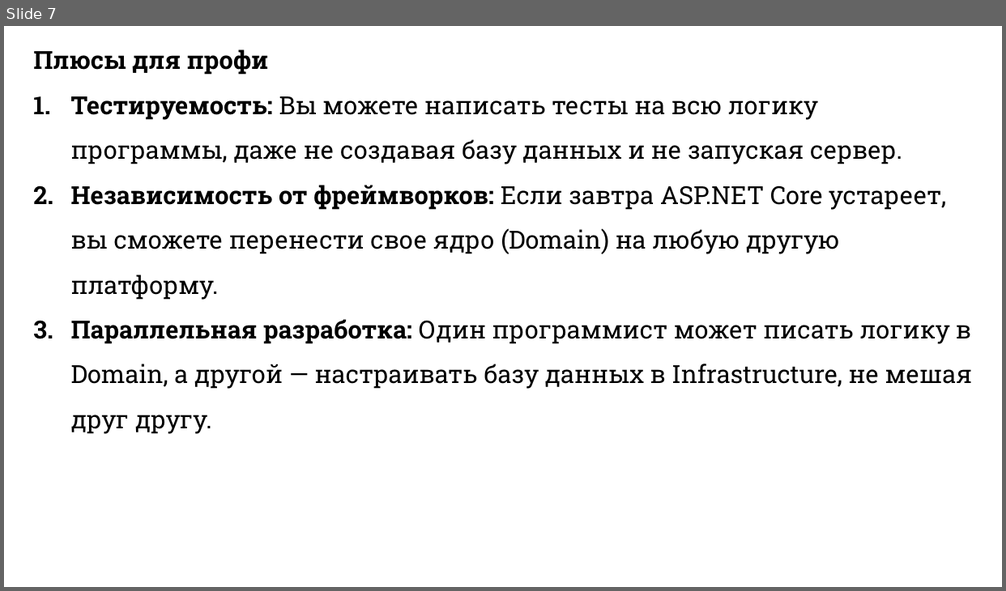
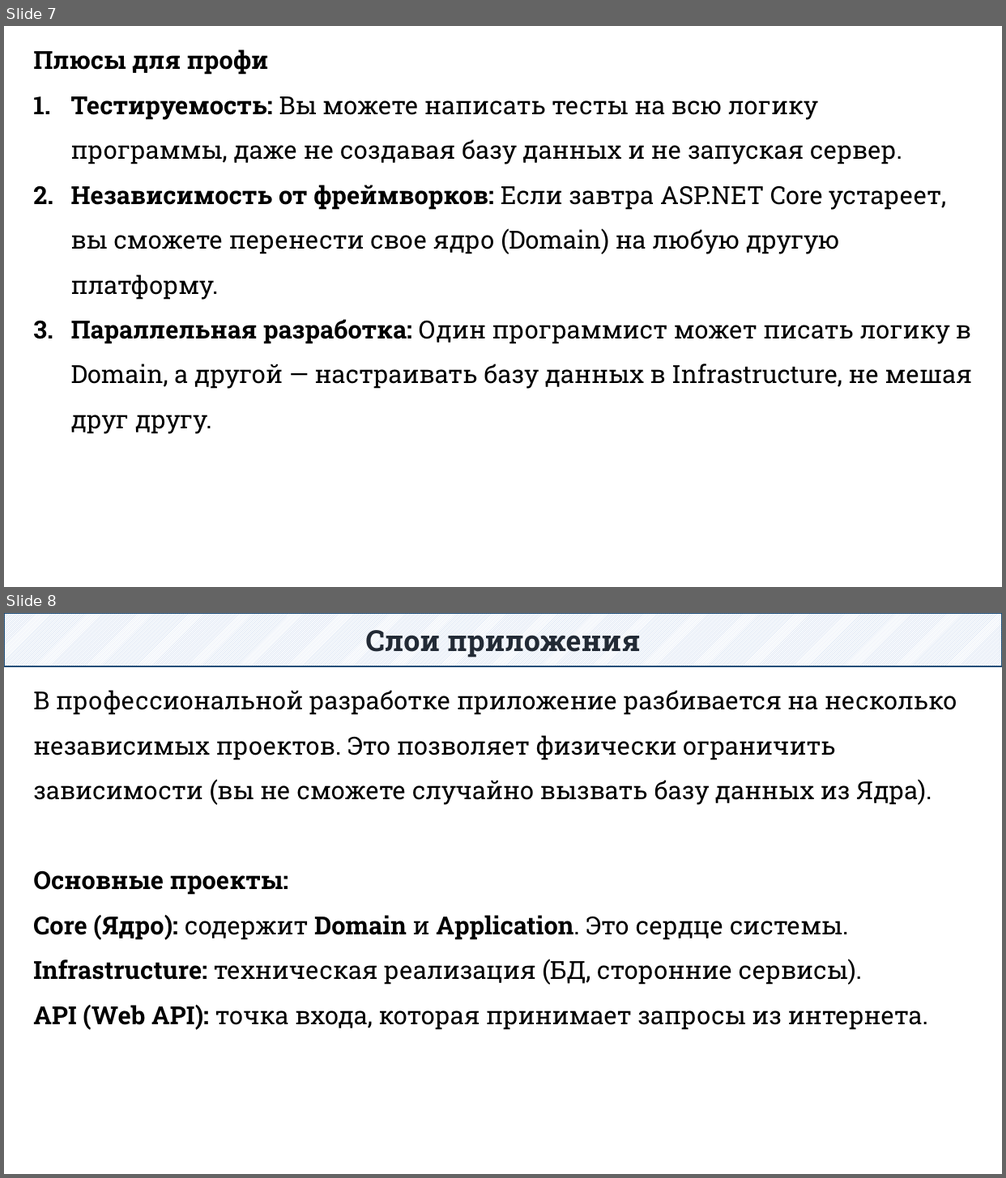
Before and after one commit to DaniilKlyukin/OOP-6, a slide deck: Лекции/ООП 2 лек 8.pptx. Shown one above the other, each under a label of ours: slide 7 before the commit, slides 7 and 8 after it. The pictures are 1006x591 and 1006x1178 pixels, drawn with LibreOffice and Linux fonts; fonts in the diff are those of the drawing. Boxes give left, top, right and bottom in pixels: in the first picture for what was removed or moved away, otherwise in the second. Text is boxed around its words. In the diff, an @@ line names an element or a change of style, - is before the commit and + after.

```diff
--- a/Лекции/ООП 2 лек 8.pptx
+++ b/Лекции/ООП 2 лек 8.pptx
@@ slide 8 added at (x1=4, y1=613, x2=1002, y2=1174), background #FFFFFF @@
@@ rectangle added at (x1=4, y1=613, x2=1002, y2=667), fill pattern #B4C7E7 on #FFFFFF, outline #1F4E79 1.25 pt, 28 pt, text #222A35, bold @@
+Слои приложения
@@ text added at (x1=33, y1=690, x2=957, y2=1030), 24 pt, text #000000 @@
+В профессиональной разработке приложение разбивается на несколько независимых проектов. Это позволяет физически ограничить зависимости (вы не сможете случайно вызвать базу данных из Ядра).
+Основные проекты:
+Core (Ядро): содержит Domain и Application. Это сердце системы.
+Infrastructure: техническая реализация (БД, сторонние сервисы).
+API (Web API): точка входа, которая принимает запросы из интернета.
```
Also in this commit, not shown: 25 other slides added, 1 slide removed, 4 other files.
